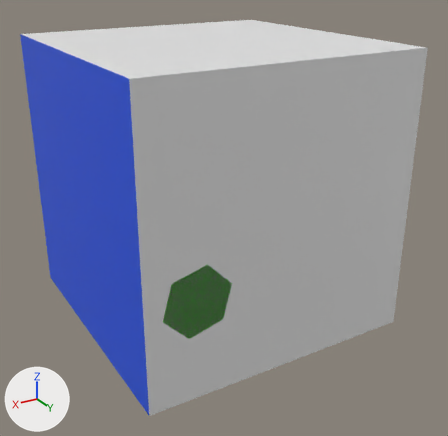
Two versions of the glTF model media/auto_export.glb, one commit apart.
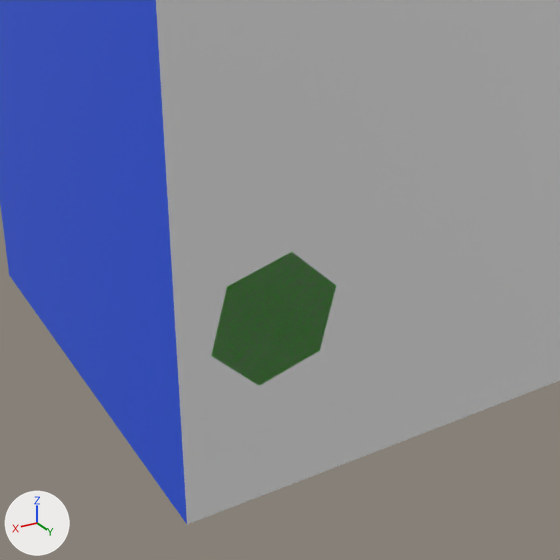
Each version is shown whole from a 50 mm camera at (2.13, 2.76, 1.55) aimed at (-0.03, -0.85, -0.25), then close up on the part from 10% to 80% of the width and 29% to 100% of the height. The lights are fixed; the arrows at lower left show +X, +Y and +Z. The last two pictures show the newer version. Where no turn or scale is listed for an object, it has been applied to the vertices.
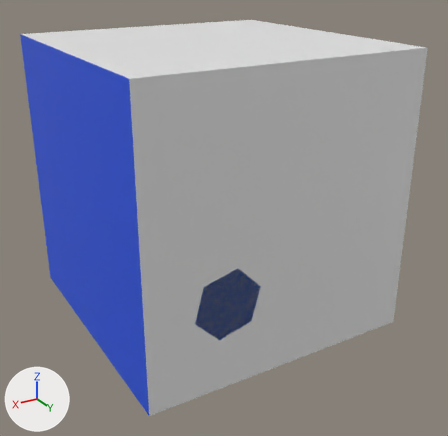
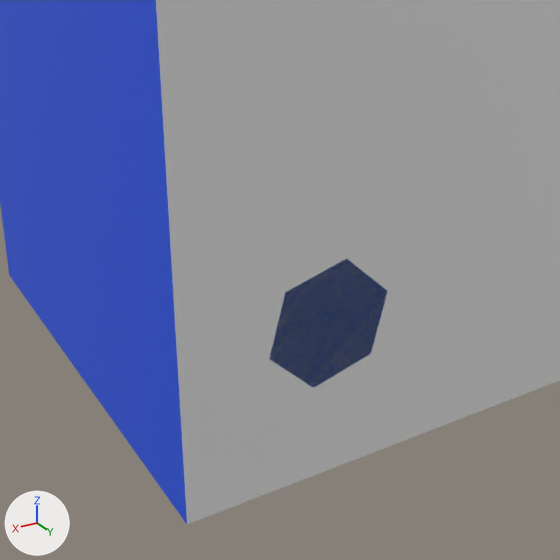
Where the change shows, as pixel boxes [x1, y1, x2, y2] in the close-ups (560 x 560 px):
```json
{"object": "Cylinder", "change": "recoloured, moved", "before": [211, 252, 336, 386], "after": [269, 259, 387, 388], "on screen": "green to blue"}
```

Scene script edits in JSON lines:
```json
{"op": "set", "path": "mat_glass.base_color", "old": "(0.118, 0.8, 0.0426)", "new": "(0.0339, 0.199, 0.801)", "note": "green #60e73a -> blue #347be7"}
{"op": "set", "path": "ob_cylinder.location", "old": "(0.654, 0.0, -0.323)", "new": "(0.448, 0.0, -0.403)"}
```
